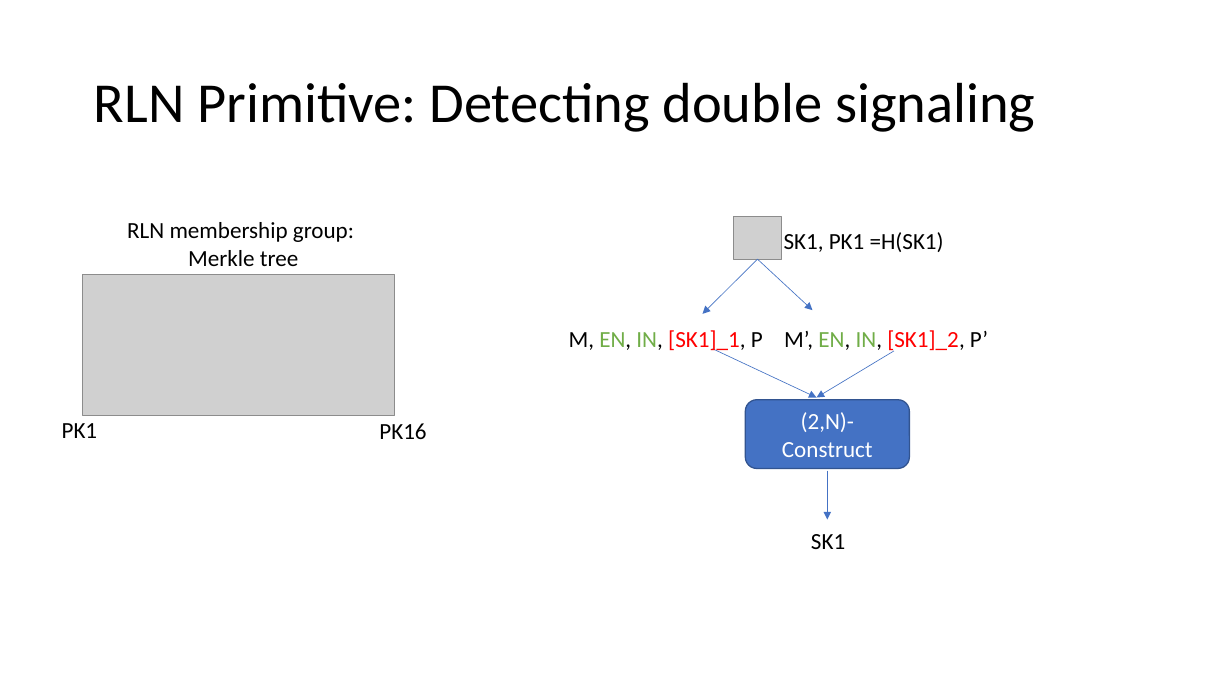
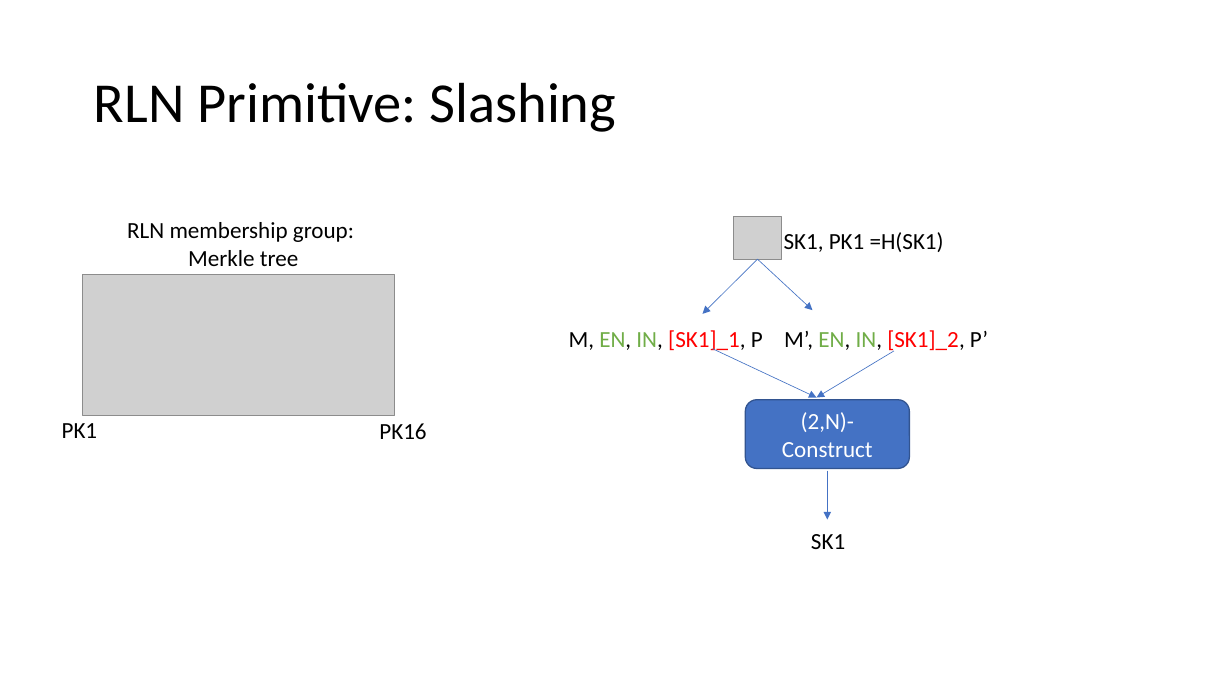
Before and after one commit to vacp2p/research, a slide deck: slide 24 of rln-research/presentations/11-2021-Tokenmics-Waku-rln-relay.pptx. Drawn at 1232x693 pixels with LibreOffice and Linux fonts; fonts in the diff are those of the drawing; grey boxes stand for pictures. Boxes give left, top, right and bottom in pixels: in the first picture for what was removed or moved away, otherwise in the second. Text is boxed around its words. In the diff, an @@ line names an element or a change of style, - is before the commit and + after.

```diff
--- a/rln-research/presentations/11-2021-Tokenmics-Waku-rln-relay.pptx
+++ b/rln-research/presentations/11-2021-Tokenmics-Waku-rln-relay.pptx
@@ title at (94, 82, 616, 132): text changed @@
-RLN Primitive: Detecting double signaling
+RLN Primitive: Slashing
```
Also in this commit, not shown: 5 other slides changed, 2 slides added, 2 slides removed.
